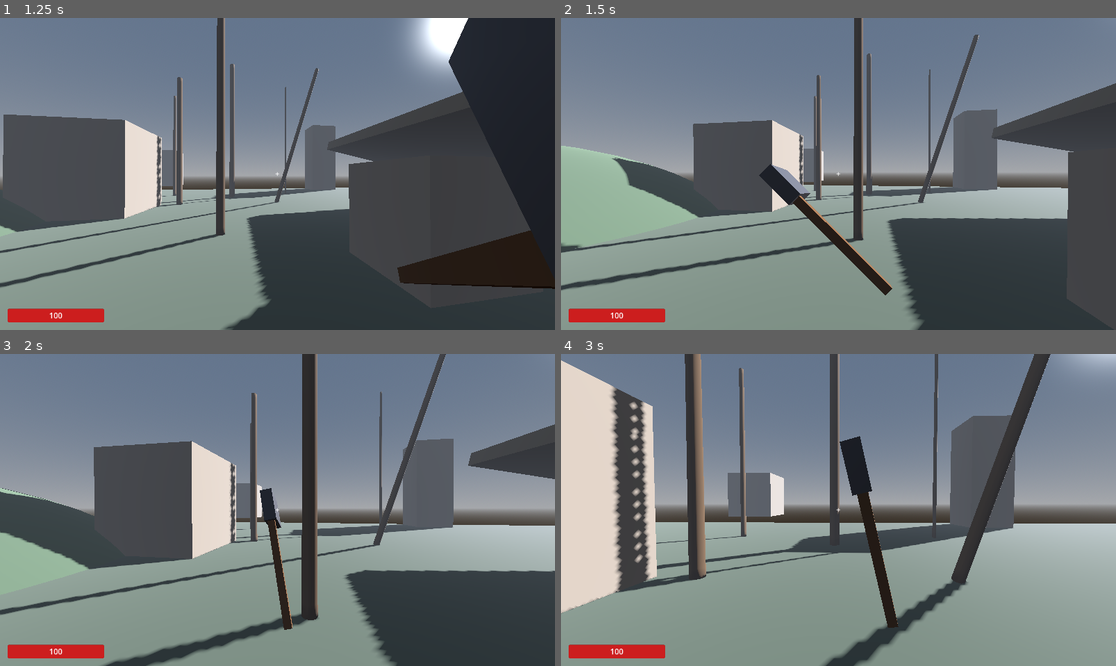
Above: before the commit, frames 1-4 (two rows, left to right).
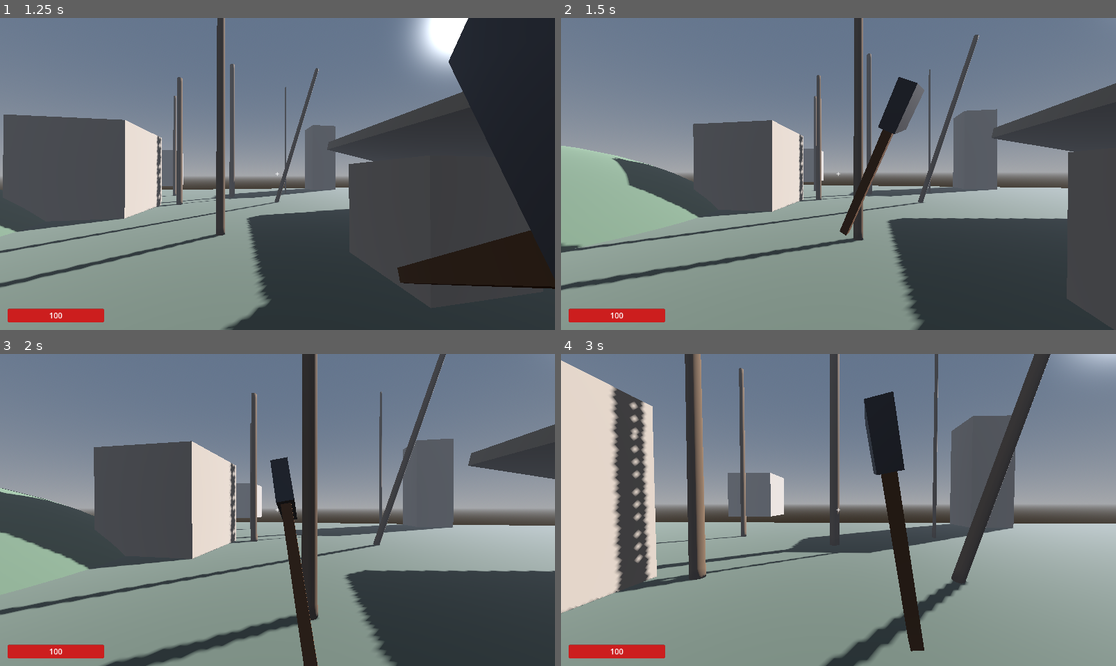
Above: after the commit, the same moments.

Repository: 9xxdpxx6/the-last-logger-v1
Game: Godot game, scene res://scenes/world.tscn
Two runs of this game, one before a commit and one after it. Both use one fixed random seed, a clock stepped at 60 frames per second and the inputs below.
Inputs (mouse positions are in pixels of both pictures, inside the frame that each line leads up to):
- Up to frame 1 (1.25 s): tap Enter at 0.5 s; move the mouse to (305, 174) at 0.52 s; press the mouse at (305, 174) at 0.53 s; hold W (move_forward) from 0.53 s (still down)
- Up to frame 2 (1.5 s): keep holding W (move_forward); move the mouse to (810, 174) at 1.27 s; release the mouse at (810, 174) at 1.28 s; tap E (interact) at 1.35 s
- Up to frame 3 (2 s): keep holding W (move_forward); click (249, 510) at 1.52 s; click (249, 510) at 1.55 s; click (249, 510) at 1.82 s
- Up to frame 4 (3 s): keep holding W (move_forward); move the mouse to (849, 503) at 2.02 s; hold Shift (run) 2.03-2.78 s; click (849, 503) at 2.3 s; move the mouse to (832, 516) at 2.77 s; click (832, 516) at 2.85 s

Frame 1 is identical in both runs. In frame 2, 2.9% of the frame differs, in the area x 35-66%, y 18-89%; in frame 3, 2.4%; in frame 4, 4.6%, in the area x 50-66%, y 12-96%.
Error after the commit: Trying to assign value of type 'RichTextLabel' to a variable of type 'Label'. (res://scripts/player.gd:125)

Commit message:
Add first-person body model and axe viewmodel
Greybox self-body (torso/arms/legs as joint-pivoted primitives; head is
shadows-only so it casts a shadow but does not clip the camera) visible in
first person. Axe is a camera-space viewmodel whose strike anchors the head
to the crosshair so the blade always lands at screen center; A/D and mouse
drag bias the approach (overhead vs near-horizontal sweep) without moving the
impact point. Windup is grip-anchored and interruptible only near the end of
a strike, with a hold-based power charge.

Diff:
--- a/scenes/player.tscn
+++ b/scenes/player.tscn
@@ -1,14 +1,46 @@
-[gd_scene load_steps=5 format=3]
+[gd_scene format=3 uid="uid://db67c3dd8vty1"]
 
-[ext_resource type="Script" path="res://scripts/player.gd" id="1_player"]
+[ext_resource type="Script" uid="uid://dqupj1nj2vo4j" path="res://scripts/player.gd" id="1_player"]
 [ext_resource type="PackedScene" path="res://scenes/axe.tscn" id="2_axe"]
 
 [sub_resource type="CapsuleShape3D" id="CapsuleShape3D_player"]
 radius = 0.3
 height = 1.8
 
+[sub_resource type="BoxShape3D" id="BoxShape3D_arm"]
+size = Vector3(0.5, 1.08, 0.62)
+
+[sub_resource type="BoxShape3D" id="BoxShape3D_barrow_arm"]
+size = Vector3(0.5, 0.56, 0.42)
+
 [sub_resource type="SphereShape3D" id="ChopShape"]
 radius = 0.15
+
+[sub_resource type="StandardMaterial3D" id="PantsMat"]
+albedo_color = Color(0.13, 0.18, 0.38, 1)
+
+[sub_resource type="StandardMaterial3D" id="TorsoMat"]
+albedo_color = Color(0.4, 0.58, 0.78, 1)
+
+[sub_resource type="StandardMaterial3D" id="SkinMat"]
+albedo_color = Color(0.78, 0.62, 0.5, 1)
+
+[sub_resource type="BoxMesh" id="TorsoMesh"]
+material = SubResource("TorsoMat")
+size = Vector3(0.42, 0.7, 0.26)
+
+[sub_resource type="SphereMesh" id="HeadMesh"]
+material = SubResource("SkinMat")
+radius = 0.13
+height = 0.26
+
+[sub_resource type="BoxMesh" id="LegMesh"]
+material = SubResource("PantsMat")
+size = Vector3(0.17, 0.85, 0.22)
+
+[sub_resource type="BoxMesh" id="ArmMesh"]
+material = SubResource("SkinMat")
+size = Vector3(0.13, 0.9, 0.15)
 
 [sub_resource type="StyleBoxFlat" id="HpBarBg"]
 bg_color = Color(0.08, 0.08, 0.08, 0.7)
@@ -24,29 +56,81 @@
 corner_radius_bottom_right = 3
 corner_radius_bottom_left = 3
 
-[node name="Player" type="CharacterBody3D" groups=["player"]]
+[node name="Player" type="CharacterBody3D" unique_id=490697308 groups=["player"]]
 collision_layer = 2
 collision_mask = 21
 script = ExtResource("1_player")
 
-[node name="CollisionShape3D" type="CollisionShape3D" parent="."]
+[node name="CollisionShape3D" type="CollisionShape3D" parent="." unique_id=394475382]
 transform = Transform3D(1, 0, 0, 0, 1, 0, 0, 0, 1, 0, 0.9, 0)
 shape = SubResource("CapsuleShape3D_player")
 
-[node name="Camera3D" type="Camera3D" parent="."]
+[node name="ArmCollision" type="CollisionShape3D" parent="."]
+transform = Transform3D(1, 0, 0, 0, 1, 0, 0, 0, 1, 0, 0.96, -0.55)
+shape = SubResource("BoxShape3D_arm")
+disabled = true
+
+[node name="BarrowArmCollision" type="CollisionShape3D" parent="."]
+transform = Transform3D(1, 0, 0, 0, 1, 0, 0, 0, 1, 0, 0.7, -0.46)
+shape = SubResource("BoxShape3D_barrow_arm")
+disabled = true
+
+[node name="Model" type="Node3D" parent="."]
+transform = Transform3D(1, 0, 0, 0, 1, 0, 0, 0, 1, 0, 0, 0.2)
+
+[node name="Torso" type="MeshInstance3D" parent="Model"]
+transform = Transform3D(1, 0, 0, 0, 1, 0, 0, 0, 1, 0, 1.15, 0)
+mesh = SubResource("TorsoMesh")
+
+[node name="Head" type="MeshInstance3D" parent="Model"]
+transform = Transform3D(1, 0, 0, 0, 1, 0, 0, 0, 1, 0, 1.62, 0)
+cast_shadow = 3
+mesh = SubResource("HeadMesh")
+
+[node name="LegL" type="Node3D" parent="Model"]
+transform = Transform3D(1, 0, 0, 0, 1, 0, 0, 0, 1, -0.11, 0.855, 0)
+
+[node name="Mesh" type="MeshInstance3D" parent="Model/LegL"]
+transform = Transform3D(1, 0, 0, 0, 1, 0, 0, 0, 1, 0, -0.425, 0)
+mesh = SubResource("LegMesh")
+
+[node name="LegR" type="Node3D" parent="Model"]
+transform = Transform3D(1, 0, 0, 0, 1, 0, 0, 0, 1, 0.11, 0.855, 0)
+
+[node name="Mesh" type="MeshInstance3D" parent="Model/LegR"]
+transform = Transform3D(1, 0, 0, 0, 1, 0, 0, 0, 1, 0, -0.425, 0)
+mesh = SubResource("LegMesh")
+
+[node name="ArmL" type="Node3D" parent="Model"]
+transform = Transform3D(1, 0, 0, 0, 1, 0, 0, 0, 1, -0.34, 1.45, 0)
+
+[node name="Mesh" type="MeshInstance3D" parent="Model/ArmL"]
+transform = Transform3D(1, 0, 0, 0, 1, 0, 0, 0, 1, 0, -0.45, 0)
+mesh = SubResource("ArmMesh")
+
+[node name="ArmR" type="Node3D" parent="Model"]
+transform = Transform3D(1, 0, 0, 0, 1, 0, 0, 0, 1, 0.34, 1.45, 0)
+
+[node name="Mesh" type="MeshInstance3D" parent="Model/ArmR"]
+transform = Transform3D(1, 0, 0, 0, 1, 0, 0, 0, 1, 0, -0.45, 0)
+mesh = SubResource("ArmMesh")
+
+[node name="Camera3D" type="Camera3D" parent="." unique_id=294391225]
 transform = Transform3D(1, 0, 0, 0, 1, 0, 0, 0, 1, 0, 1.73, 0)
+cull_mask = 1048575
 current = true
 
-[node name="ChopRay" type="ShapeCast3D" parent="Camera3D"]
+[node name="ChopRay" type="ShapeCast3D" parent="Camera3D" unique_id=907403564]
 shape = SubResource("ChopShape")
 target_position = Vector3(0, 0, -2.4)
-collision_mask = 4
+collision_mask = 36
 
 [node name="Axe" parent="Camera3D" instance=ExtResource("2_axe")]
 
-[node name="HUD" type="CanvasLayer" parent="."]
+[node name="HUD" type="CanvasLayer" parent="." unique_id=1150539464]
 
-[node name="Crosshair" type="Label" parent="HUD"]
+[node name="Crosshair" type="Label" parent="HUD" unique_id=481626461]
+anchors_preset = 8
 anchor_left = 0.5
 anchor_top = 0.5
 anchor_right = 0.5
@@ -61,21 +145,24 @@
 horizontal_alignment = 1
 vertical_alignment = 1
 
-[node name="Prompt" type="Label" parent="HUD"]
+[node name="Prompt" type="RichTextLabel" parent="HUD" unique_id=1198363181]
+anchors_preset = 8
 anchor_left = 0.5
 anchor_top = 0.5
 anchor_right = 0.5
 anchor_bottom = 0.5
-offset_left = -120.0
+offset_left = -200.0
 offset_top = 24.0
-offset_right = 120.0
-offset_bottom = 48.0
+offset_right = 200.0
+offset_bottom = 52.0
 grow_horizontal = 2
 grow_vertical = 2
-horizontal_alignment = 1
-vertical_alignment = 1
+bbcode_enabled = true
+fit_content = true
+scroll_active = false
 
-[node name="HpBar" type="ProgressBar" parent="HUD"]
+[node name="HpBar" type="ProgressBar" parent="HUD" unique_id=467277586]
+anchors_preset = 2
 anchor_top = 1.0
 anchor_bottom = 1.0
 offset_left = 16.0
@@ -83,13 +170,13 @@
 offset_right = 216.0
 offset_bottom = -16.0
 grow_vertical = 0
-max_value = 100.0
+theme_override_styles/background = SubResource("HpBarBg")
+theme_override_styles/fill = SubResource("HpBarFill")
 value = 100.0
 show_percentage = false
-theme_override_styles/background = SubResource("HpBarBg")
-theme_override_styles/fill = SubResource("HpBarFill")
 
-[node name="HpLabel" type="Label" parent="HUD/HpBar"]
+[node name="HpLabel" type="Label" parent="HUD/HpBar" unique_id=1895405469]
+layout_mode = 0
 anchor_right = 1.0
 anchor_bottom = 1.0
 grow_horizontal = 2
--- a/scripts/axe.gd
+++ b/scripts/axe.gd
@@ -1,20 +1,33 @@
 extends Node3D
 
-## Вьюмодель топора в руках. Управление: зажал ЛКМ — топор уходит в замах и ЖДЁТ
-## (целишься камерой), отпустил — резкий удар в сторону недавнего движения мыши.
-## Логику попадания/урона делает игрок по сигналу impact.
+## Вьюмодель топора. Управление: зажал ЛКМ — топор уходит в замах и ЖДЁТ (целишься камерой),
+## отпустил — резкий удар, голова топора падает В ПЕРЕКРЕСТЬЕ (центр экрана). Логику попадания/урона
+## делает игрок по сигналу impact.
+##
+## ВАЖНО (#9g): топор — ДОЧЕРНИЙ узел Camera3D (пространство камеры). Все позы/смещения заданы так,
+## чтобы конец удара сходился в ЦЕНТР экрана при любом угле (A/D/мышь лишь смещают ЗАХОД и силу, но
+## impact_offset.x возвращает лезвие в центр). Руку player.gd каждый кадр НАВОДИТ на топор, поэтому
+## он выглядит зажатым в руке и рука машет вместе с ним — но «прицельность» даёт именно камера-спейс.
 
-## Поза покоя топора относительно камеры (м). Тут топор «висит» между ударами.
+## Поза покоя топора относительно КАМЕРЫ (м). Тут топор «висит» между ударами справа-снизу.
 @export var rest_position: Vector3 = Vector3(0.33, -0.34, -0.62)
 ## Наклон топора в покое (градусы): голова чуть отведена назад и вбок — готовность.
 @export var rest_rotation_deg: Vector3 = Vector3(15, -8, 10)
+## Масштаб топора (в камера-спейсе родной размер — 1).
+@export var hand_scale: float = 1.0
 
 ## Время ухода в замах при зажатии ЛКМ (с).
 @export var windup_time: float = 0.22
-## Доворот во взводе (+X = голова уходит назад-вверх, над плечом).
+## Доворот во взводе ВЕРТИКАЛЬНОГО руба (+X = голова уходит назад-вверх, над плечом).
 @export var windup_rotation_deg: Vector3 = Vector3(48, 0, 0)
 ## Смещение во взводе (м, поверх позы покоя) — вверх и чуть к себе.
 @export var windup_offset: Vector3 = Vector3(0.0, 0.08, 0.10)
+## Куда заносится ГОЛОВА топора во взводе ВЕРТИКАЛЬНОГО удара (точка в пр-ве камеры отн. центра, м):
+## вверх и чуть назад к себе — топор над плечом перед рубом вниз.
+@export var windup_head_offset: Vector3 = Vector3(0.0, 0.45, 0.18)
+## Боковой занос ГОЛОВЫ во взводе ГОРИЗОНТАЛЬНОГО удара (м). Голова уходит вбок на высоте центра, а
+## удар сводит её в перекрестье — получается горизонтальный мах поперёк, а не «дёрганье» кистью (#2).
+@export var windup_sweep: float = 0.55
 
 ## Быстрая фаза удара (с) — мах вперёд-вниз.
 @export var strike_time: float = 0.11
@@ -22,9 +35,24 @@
 @export var recover_time: float = 0.24
 ## Доворот в момент удара (−X = резкий мах вперёд-вниз, лезвием в дерево).
 @export var impact_rotation_deg: Vector3 = Vector3(-100, 0, 0)
-## Смещение в момент удара (м). X сводит лезвие к ЦЕНТРУ экрана (прицелу), −Z —
-## вперёд, вниз. Подобрано так, чтобы голова топора падала в перекрестье.
-@export var impact_offset: Vector3 = Vector3(-0.33, -0.20, -0.30)
+## КУДА должна прийти ГОЛОВА топора в момент удара — точка в пространстве камеры (м). x=0,y=0 = центр
+## экрана (перекрестье), z<0 = вперёд по взгляду. Позицию топора считаем ОБРАТНО от этой точки через
+## поворот удара (см. release_strike), поэтому голова попадает в прицел при ЛЮБОМ угле захода (#9h).
+@export var impact_center: Vector3 = Vector3(0.0, 0.0, -0.85)
+## Доп. подстройка точки удара (м) поверх impact_center — обычно 0.
+@export var impact_offset: Vector3 = Vector3(0.0, 0.0, 0.0)
+## Центр ГОЛОВЫ топора в его ЛОКАЛЬНЫХ координатах (м) — из axe.tscn (Head на (0,0.56,-0.07)). По нему
+## вычисляем позицию топора так, чтобы голова села в impact_center независимо от поворота лезвия.
+@export var head_local_offset: Vector3 = Vector3(0.0, 0.56, -0.07)
+## С какой готовности удара (0..1) разрешаем прервать его новым замахом. Клик раньше этого порога
+## ИГНОРИРУЕТСЯ — топор доигрывает удар (без дёрганья при частых кликах, #2). Прерывание у самого
+## конца (≥0.9) даёт «прерывающий» удар чуть слабее (силу считает player.gd).
+@export var interrupt_progress: float = 0.9
+
+## Нормализованная фаза замаха для РУКИ, которую читает player.gd и качает всё предплечье:
+## 0 — покой, −1 — взвод (рука назад-вверх), +1 — момент удара (рука вперёд-вниз). Это главное
+## движение: рука несёт топор, а не топор болтается в неподвижной кисти.
+var swing_amount: float = 0.0
 
 ## Боковой увод удара при горизонтальном прицеле (рыскание, град).
 @export var side_yaw_deg: float = 45.0
@@ -42,57 +70,69 @@
 var _charging: bool = false
 var _busy: bool = false
 var _tween: Tween
+## Время старта удара (мс) — по нему считаем готовность анимации strike_progress() (#2).
+var _strike_start_ms: int = 0
 
 
 func _ready() -> void:
 	position = rest_position
 	_rest_rotation = _deg(rest_rotation_deg)
 	rotation = _rest_rotation
+	scale = Vector3.ONE * hand_scale
 
 
-## ЛКМ зажата — уводим топор в замах и держим там (целимся камерой).
-func begin_windup() -> void:
-	if _busy:
-		return
+## Идёт ли сейчас удар/возврат (анимация не завершена). Игрок по этому решает, что новый удар —
+## «прерывающий» (рубим раньше окончания), и снижает его силу (#4).
+func is_busy() -> bool:
+	return _busy
+
+
+## Готовность текущего удара 0..1 (1 — анимация завершена/нет удара). Считаем по времени с старта
+## удара относительно полной длительности (мах + возврат). Нужно, чтобы решить, можно ли прерывать.
+func strike_progress() -> float:
+	if not _busy:
+		return 1.0
+	var total := maxf(strike_time + recover_time, 0.001)
+	return clampf((Time.get_ticks_msec() - _strike_start_ms) / 1000.0 / total, 0.0, 1.0)
+
+
+## ЛКМ зажата — уводим топор в замах. Возвращает true, если замах ПРИНЯТ. Пока предыдущий удар
+## доигрывает и не дошёл до interrupt_progress — клик ИГНОРИРУЕМ (false): топор спокойно доигрывает
+## удар, без дёрганья при частых кликах (#2). У самого конца удара (≥порога) — прерываем новым замахом.
+func begin_windup(aim_hint: Vector2 = Vector2.ZERO) -> bool:
+	if _busy and strike_progress() < interrupt_progress:
+		return false
 	_charging = true
+	_busy = false
 	if _tween and _tween.is_valid():
 		_tween.kill()
-	var wrot := _rest_rotation + _deg(windup_rotation_deg)
-	var wpos := rest_position + windup_offset
+	# Поза взвода зависит от стороны (A/D, известно на нажатии): вертикальный руб заносит топор над
+	# плечом, боковой — уводит голову ВБОК на высоту центра, чтобы потом смести её поперёк в перекрестье.
+	var w := _strike_pose(aim_hint, false)
 	_tween = create_tween().set_trans(Tween.TRANS_SINE).set_ease(Tween.EASE_OUT)
-	_tween.tween_property(self, "rotation", wrot, windup_time)
-	_tween.parallel().tween_property(self, "position", wpos, windup_time)
+	_tween.tween_property(self, "rotation", w["rot"], windup_time)
+	_tween.parallel().tween_property(self, "position", w["pos"], windup_time)
+	return true
 
 
-## ЛКМ отпущена — бьём. aim (x: лево/право, y: низ/верх) задаёт сторону/крутизну и
-## ПЛОСКОСТЬ лезвия. Можно бить и без замаха (короткий тап) — стартуем из текущей позы.
+## ЛКМ отпущена — бьём. aim (x: лево/право, y: низ/верх) задаёт СТИЛЬ удара: |x|→1 — горизонтальный
+## мах поперёк (топор почти горизонтально), x≈0 — вертикальный руб сверху. ГОЛОВА в любом случае
+## сходится в перекрестье (центр экрана), угол лишь меняет ЗАХОД (#2).
 func release_strike(aim: Vector2) -> void:
 	if not _charging:
 		return
 	_charging = false
 	_busy = true
+	_strike_start_ms = Time.get_ticks_msec()
 	if _tween and _tween.is_valid():
 		_tween.kill()
 
-	# Знак инвертирован — топор наклоняется В сторону прицела.
-	var side := -aim.x
-	var steep := -aim.y
-	var jx := randf_range(-jitter_deg, jitter_deg)
-	var jz := randf_range(-jitter_deg, jitter_deg)
-
-	# Удар: крутизна от W/S, крен (плоскость лезвия) от A/D и протяжки мыши. Боковой
-	# увод оставляем малым (×0.3), чтобы лезвие всё равно падало в центр прицела.
-	var impact_rot := _rest_rotation + _deg(Vector3(
-		impact_rotation_deg.x - steep * steep_deg + jx * 0.3,
-		side * side_yaw_deg * 0.3,
-		side * side_roll_deg + jz
-	))
-	var impact_pos := rest_position + impact_offset
+	var hit := _strike_pose(aim, true)
 
 	_tween = create_tween().set_trans(Tween.TRANS_SINE)
-	# Резкий мах вперёд-вниз.
-	_tween.tween_property(self, "rotation", impact_rot, strike_time).set_ease(Tween.EASE_IN)
-	_tween.parallel().tween_property(self, "position", impact_pos, strike_time) \
+	# Мах в удар: голова идёт В перекрестье (сверху при рубе, поперёк при боковом).
+	_tween.tween_property(self, "rotation", hit["rot"], strike_time).set_ease(Tween.EASE_IN)
+	_tween.parallel().tween_property(self, "position", hit["pos"], strike_time) \
 		.set_ease(Tween.EASE_IN)
 	# Момент контакта: рейкаст/урон/кик/щепки делает игрок.
 	_tween.tween_callback(func() -> void: impact.emit())
@@ -104,5 +144,44 @@
 	_tween.tween_callback(func() -> void: _busy = false)
 
 
+## Поза топора для взвода (is_impact=false) или удара (is_impact=true) при заданном прицеле aim.
+## Возвращает {"pos","rot"} в пространстве камеры. Считаем ДВА стиля и смешиваем по |aim.x|:
+##  • ВЕРТИКАЛЬНЫЙ руб (|x|≈0): взвод над плечом → удар вниз, голова в центр.
+##  • ГОРИЗОНТАЛЬНЫЙ мах (|x|≈1): топор почти горизонтально (крен ~side_roll_deg), голова заносится
+##    вбок (windup_sweep) и сводится поперёк в центр. Поворот у взвода и удара ОДИНАКОВ → не «дёргает»
+##    кистью, а ведёт ровный мах поперёк.
+## Позицию в обоих стилях считаем ОБРАТНО от целевой точки головы (#9h): pos = head − Basis·(head·scale),
+## поэтому ГОЛОВА топора садится ровно в нужную точку (в ударе — всегда перекрестье).
+func _strike_pose(aim: Vector2, is_impact: bool) -> Dictionary:
+	var s := clampf(aim.x, -1.0, 1.0)
+	var horiz := absf(s)                 # 0 — вертикальный руб … 1 — горизонтальный боковой
+	var steep := -aim.y
+
+	# Поворот: смешиваем вертикальный руб (крутизна по W/S) и горизонтальный мах (крен к горизонту).
+	var jz := randf_range(-jitter_deg, jitter_deg) if is_impact else 0.0
+	var jx := randf_range(-jitter_deg, jitter_deg) if is_impact else 0.0
+	var v_rot: Vector3
+	if is_impact:
+		v_rot = _rest_rotation + _deg(Vector3(impact_rotation_deg.x - steep * steep_deg + jx, 0.0, 0.0))
+	else:
+		v_rot = _rest_rotation + _deg(windup_rotation_deg)
+	var h_rot := _rest_rotation + _deg(Vector3(0.0, s * side_yaw_deg, s * side_roll_deg + jz))
+	var rot := v_rot.lerp(h_rot, horiz)
+	var basis := Basis.from_euler(rot)
+
+	if is_impact:
+		# УДАР: привязываем ГОЛОВУ к перекрестью (#9h) — pos = center − Basis·(head·scale). Так лезвие
+		# приходит ровно в центр экрана при любом угле, а голова «ведёт» удар туда.
+		var pos := (impact_center + impact_offset) - basis * (head_local_offset * hand_scale)
+		return {"pos": pos, "rot": rot}
+	# ВЗВОД: привязываем за РУКОЯТЬ (origin топора = низ ручки, там кисть). Топор крутится вокруг
+	# КОНЦА РУЧКИ, а не вокруг лезвия — кисть держит топор естественно, рука синхронна (#9i). Боковой
+	# мах дополнительно уводит рукоять вбок (windup_sweep), чтобы из неё смести лезвие поперёк в центр.
+	var v_pos := rest_position + windup_offset
+	var h_pos := rest_position + windup_offset + Vector3(s * windup_sweep, 0.0, 0.0)
+	var wpos := v_pos.lerp(h_pos, horiz)
+	return {"pos": wpos, "rot": rot}
+
+
 func _deg(v: Vector3) -> Vector3:
 	return Vector3(deg_to_rad(v.x), deg_to_rad(v.y), deg_to_rad(v.z))
